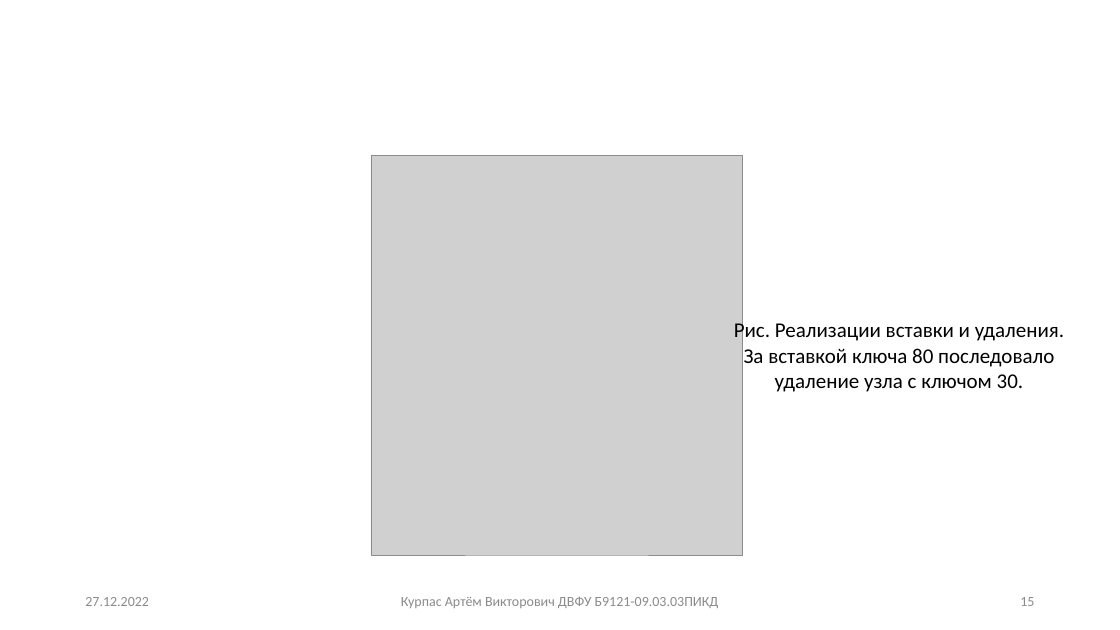
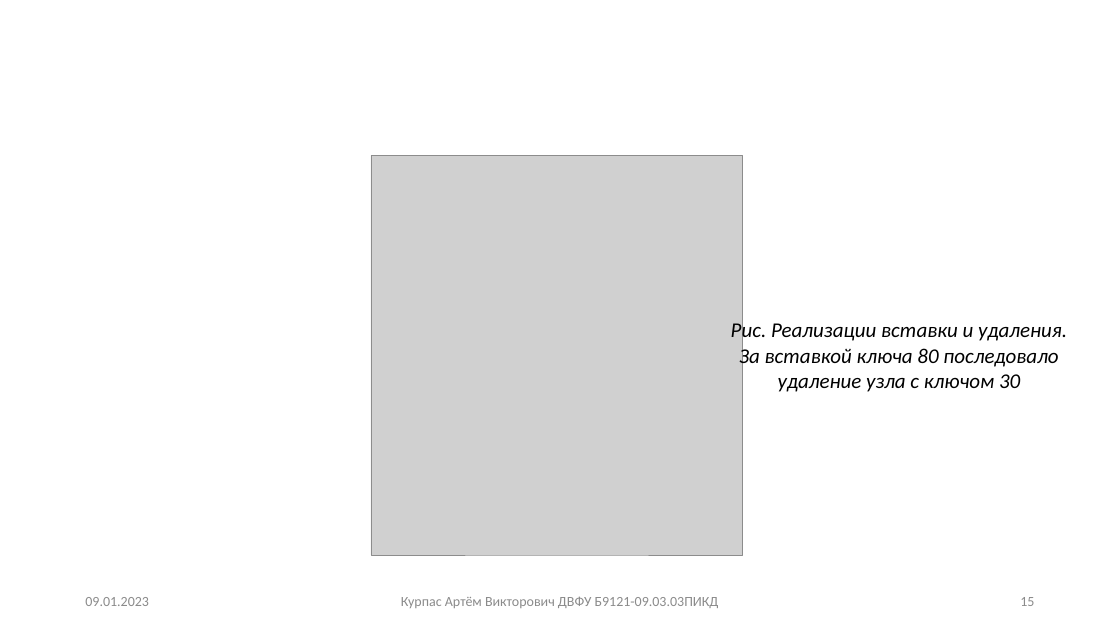
Before and after one commit to TheMeekrok/splay-aa-tree-aisd-2022, a slide deck: slide 15 of docs/presentation.pptx. Drawn at 1120x630 pixels with LibreOffice and Linux fonts; fonts in the diff are those of the drawing; grey boxes stand for pictures. Boxes give left, top, right and bottom in pixels: in the first picture for what was removed or moved away, otherwise in the second. Text is boxed around its words. In the diff, an @@ line names an element or a change of style, - is before the commit and + after.

```diff
--- a/docs/presentation.pptx
+++ b/docs/presentation.pptx
@@ text at (x1=731, y1=320, x2=1067, y2=392): text changed; italic on @@
-Рис. Реализации вставки и удаления. За вставкой ключа 80 последовало удаление узла с ключом 30.
+Рис. Реализации вставки и удаления. За вставкой ключа 80 последовало удаление узла с ключом 30
@@ text at (x1=85, y1=597, x2=149, y2=606): text changed @@
-27.12.2022
+09.01.2023
```
Also in this commit, not shown: 28 other slides changed, 9 slides added, 8 other files.
